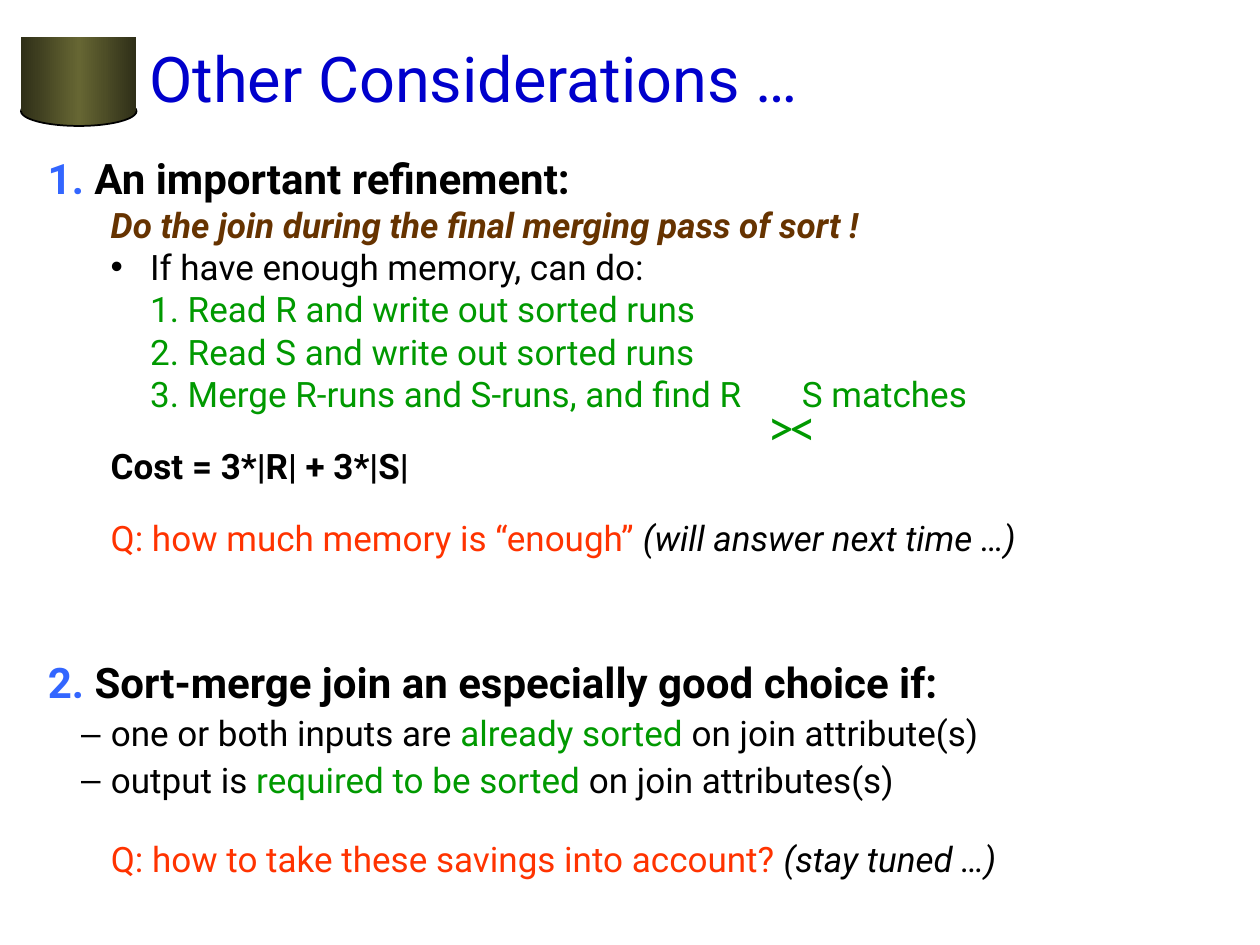
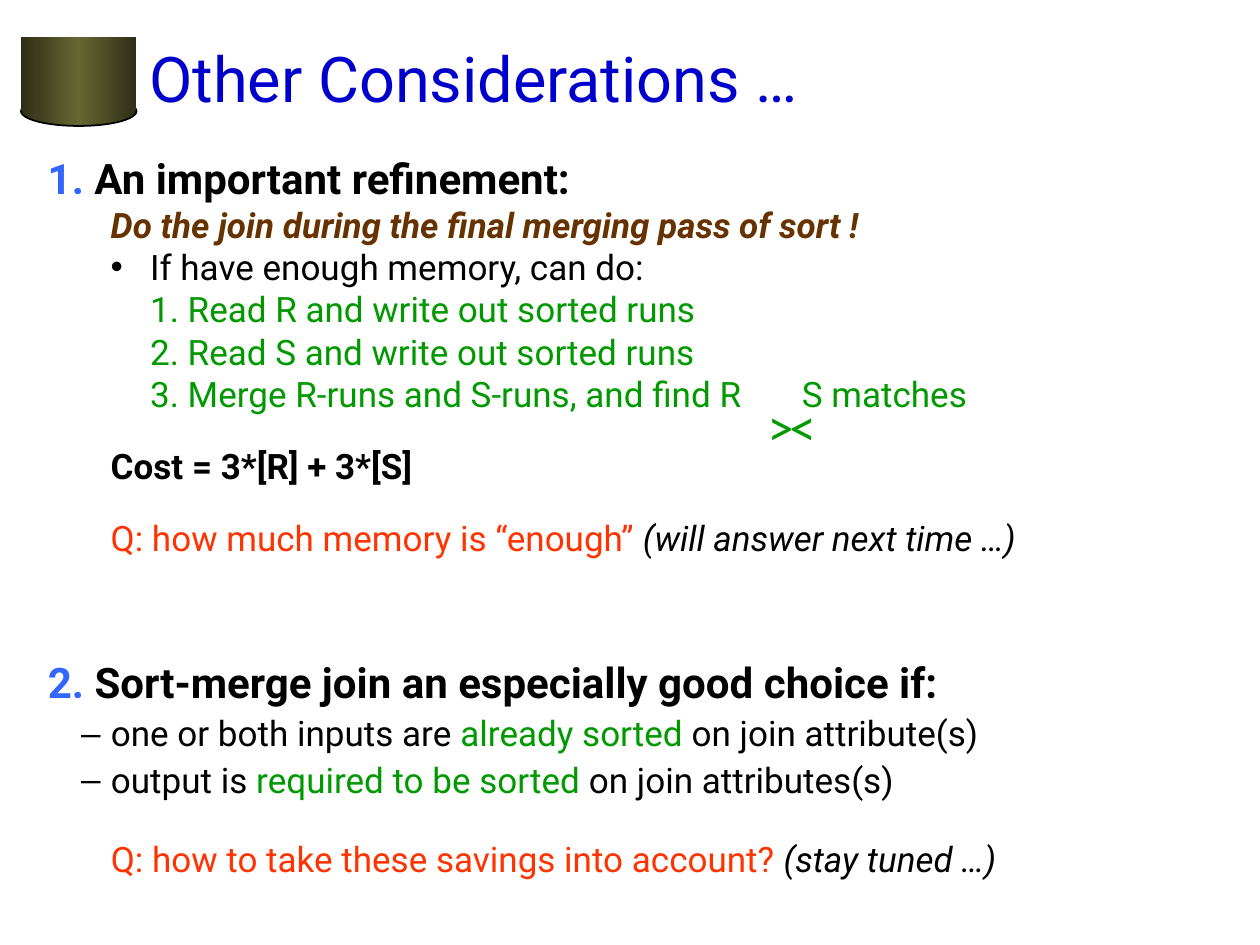
Before and after one commit to jhellerstein/cs186-07, a slide deck: slide 32 of lecs/13-QP1.ppt. Drawn at 1260x945 pixels with LibreOffice and Linux fonts; fonts in the diff are those of the drawing; background and template pictures are left out. Boxes give left, top, right and bottom in pixels: in the first picture for what was removed or moved away, otherwise in the second. Text is boxed around its words. In the diff, an @@ line names an element or a change of style, - is before the commit and + after.

```diff
--- a/lecs/13-QP1.ppt
+++ b/lecs/13-QP1.ppt
@@ text at bbox=[111, 450, 412, 485]: text changed @@
-  Cost = 3*|R| + 3*|S|
+  Cost = 3*[R] + 3*[S]
```
Also in this commit, not shown: 7 other slides changed, 1 other file.
